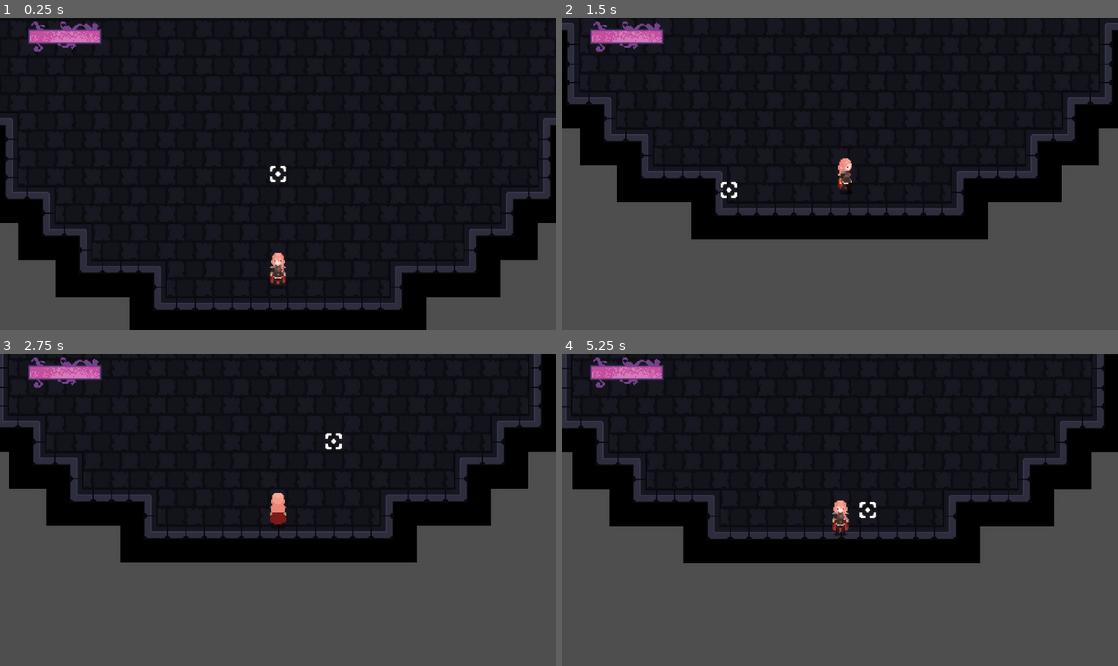
Above: before the commit, frames 1-4 (two rows, left to right).
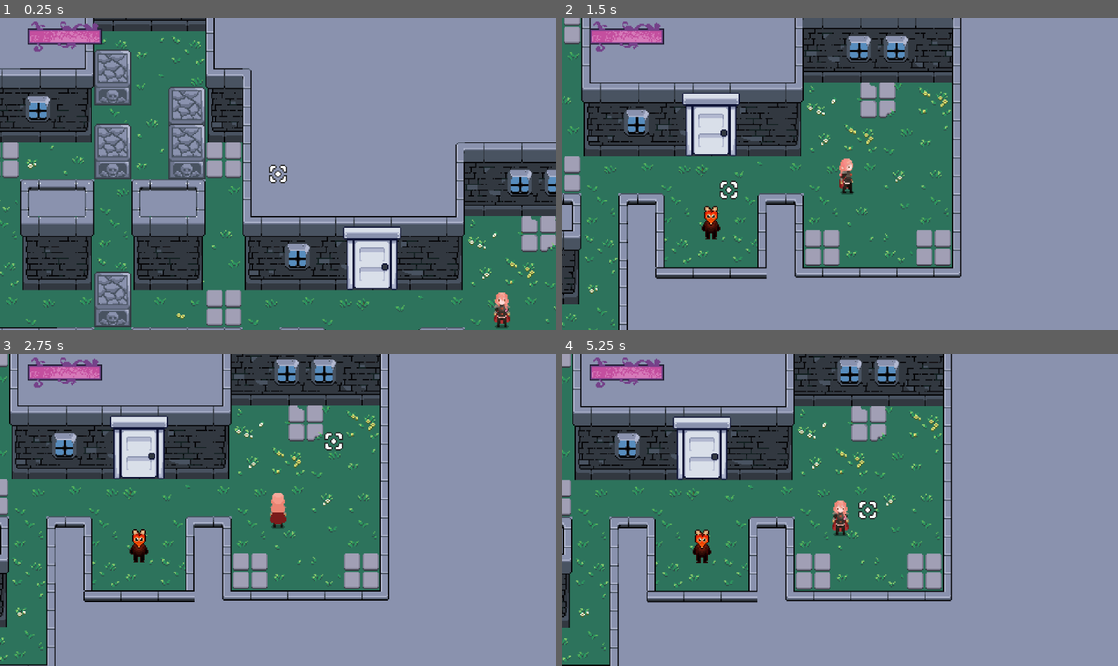
Above: after the commit, the same moments.

Repository: scorpion-bits/gamelab-sesc
Game: Godot game, scene res://core/game_root/game_root.tscn
Two runs of this game, one before a commit and one after it. Both use one fixed random seed, a clock stepped at 60 frames per second and the inputs below. Sound files missing from this copy of the repository are replaced by a short silence.
Inputs (mouse positions are in pixels of both pictures, inside the frame that each line leads up to):
- Up to frame 1 (0.25 s): no input
- Up to frame 2 (1.5 s): move the mouse to (962, 158) at 0.52 s; tap A (A) at 0.6 s; tap D (D) at 0.8, 1.35 s; move the mouse to (728, 189) at 1.27 s
- Up to frame 3 (2.75 s): tap S (S) at 1.55, 2.1 s; move the mouse to (333, 441) at 2.02 s; tap W (W) at 2.3 s
- Up to frame 4 (5.25 s): move the mouse to (812, 572) at 2.77 s; tap W (W) at 2.85 s; tap A (A) at 3.05, 3.6 s; move the mouse to (1006, 556) at 3.52 s; tap D (D) at 3.8, 4.35 s; move the mouse to (673, 463) at 4.27 s; tap S (S) at 4.55, 5.1 s; move the mouse to (867, 510) at 5.02 s

The runs differ from the first frame. In frame 1, 95% of the frame differs, in the area x 0-100%, y 0-100%; in frame 2, 96%; in frame 3, 96%; in frame 4, 96%.

Commit message:
fix: arruma a animação do player quando não se move

Diff:
--- a/core/game_root/game_root.tscn
+++ b/core/game_root/game_root.tscn
@@ -1,6 +1,6 @@
 [gd_scene format=3 uid="uid://bd3xt2mys3fv5"]
 
-[ext_resource type="PackedScene" uid="uid://c5f48oqjlrwgo" path="res://rooms/boss_room/boss_room.tscn" id="2_0kuhf"]
+[ext_resource type="PackedScene" uid="uid://cro5vrjenoxx4" path="res://rooms/level_2/level_2.tscn" id="2_0kuhf"]
 [ext_resource type="PackedScene" uid="uid://xsymq41wpo55" path="res://entities/player/player.tscn" id="2_6m7vs"]
 [ext_resource type="PackedScene" uid="uid://cgg2a2k00vmvr" path="res://user_interface/dialogue_ui/dialogue_ui.tscn" id="3_0kuhf"]
 [ext_resource type="PackedScene" uid="uid://cg4pp4je64wwj" path="res://user_interface/player_health_ui/player_health_ui.tscn" id="4_6m7vs"]
@@ -13,7 +13,7 @@
 [node name="Player" parent="RoomContainer" unique_id=805189541 instance=ExtResource("2_6m7vs")]
 position = Vector2(107, -62)
 
-[node name="BossRoom" parent="RoomContainer" unique_id=119610155 instance=ExtResource("2_0kuhf")]
+[node name="Level2" parent="RoomContainer" unique_id=119610155 instance=ExtResource("2_0kuhf")]
 
 [node name="UserInterface" type="CanvasLayer" parent="." unique_id=1130781063]
 
--- a/entities/player/player.gd
+++ b/entities/player/player.gd
@@ -32,6 +32,7 @@
 				##$AnimationPlayer.play("idle_down")
 		return
 	if not can_move:
+		input_component.direction = Vector2.ZERO
 		movement_component.move(Vector2.ZERO, delta)
 		return
 
--- a/rooms/boss_room/boss_room.tscn
+++ b/rooms/boss_room/boss_room.tscn
@@ -86,10 +86,15 @@
 
 [node name="Room" unique_id=119610155 instance=ExtResource("1_cl1dg")]
 
-[node name="SpawnPoint" parent="." index="0" unique_id=777194575]
+[node name="CutsceneTriggerTimer" type="Timer" parent="." index="0" unique_id=762323206]
+wait_time = 0.2
+one_shot = true
+autostart = true
+
+[node name="SpawnPoint" parent="." index="1" unique_id=777194575]
 position = Vector2(0, 232)
 
-[node name="tiles" type="Node2D" parent="." index="1" unique_id=906937748]
+[node name="tiles" type="Node2D" parent="." index="2" unique_id=906937748]
 z_index = -5
 
 [node name="Wall" type="TileMapLayer" parent="tiles" index="0" unique_id=1229766711]
@@ -100,26 +105,27 @@
 tile_map_data = PackedByteArray("AAD/////AAADAAAAAAD//wAAAAADAAAAAAAAAAAAAAADAAAAAAAAAP//AAADAAAAAAD///7/AAADAAAAAAAAAP …(3248 unchanged characters)…
 tile_set = SubResource("TileSet_k4pr2")
 
-[node name="Torch" parent="." index="2" unique_id=1798555761 instance=ExtResource("3_yr5eq")]
+[node name="Torch" parent="." index="3" unique_id=1798555761 instance=ExtResource("3_yr5eq")]
 position = Vector2(0, -301)
 
-[node name="WorldEnvironment" type="WorldEnvironment" parent="." index="3" unique_id=882803349]
+[node name="WorldEnvironment" type="WorldEnvironment" parent="." index="4" unique_id=882803349]
 environment = SubResource("Environment_k4pr2")
 
-[node name="Torch3" parent="." index="4" unique_id=1605210147 instance=ExtResource("3_yr5eq")]
+[node name="Torch3" parent="." index="5" unique_id=1605210147 instance=ExtResource("3_yr5eq")]
 position = Vector2(72, -301)
 
-[node name="Torch2" parent="." index="5" unique_id=921302844 instance=ExtResource("3_yr5eq")]
+[node name="Torch2" parent="." index="6" unique_id=921302844 instance=ExtResource("3_yr5eq")]
 position = Vector2(-76, -301)
 
-[node name="CutsceneTriggerArea" type="Area2D" parent="." index="6" unique_id=319350384]
+[node name="CutsceneTriggerArea" type="Area2D" parent="." index="7" unique_id=319350384]
 
 [node name="CollisionShape2D" type="CollisionShape2D" parent="CutsceneTriggerArea" index="0" unique_id=1696070514]
 position = Vector2(0, -88.5)
 shape = SubResource("RectangleShape2D_k4pr2")
 debug_color = Color(0, 0.6, 0.69803923, 0)
 
-[node name="RoomEvent" type="Node" parent="." index="7" unique_id=32601687]
+[node name="RoomEvent" type="Node" parent="." index="8" unique_id=32601687]
 script = ExtResource("4_k675t")
 
+[connection signal="timeout" from="CutsceneTriggerTimer" to="RoomEvent" method="_on_cutscene_trigger_timer_timeout"]
 [connection signal="body_entered" from="CutsceneTriggerArea" to="RoomEvent" method="_on_cutscene_trigger_area_body_entered"]
--- a/rooms/boss_room/room_event.gd
+++ b/rooms/boss_room/room_event.gd
@@ -1,7 +1,14 @@
 extends Node
 
-var cutscene_triggered : bool
+var cutscene_triggered : bool = false
+var timer_out : bool = false
 
 func _on_cutscene_trigger_area_body_entered(body: Node2D) -> void:
-	if !cutscene_triggered and body is Player:
-		print("entrou aq")
+	if !cutscene_triggered and body is Player and timer_out:
+		cutscene_triggered = true
+		get_tree().get_first_node_in_group("player").can_move = false
+
+
+func _on_cutscene_trigger_timer_timeout() -> void:
+	timer_out = true
+	print("timer acabous")
